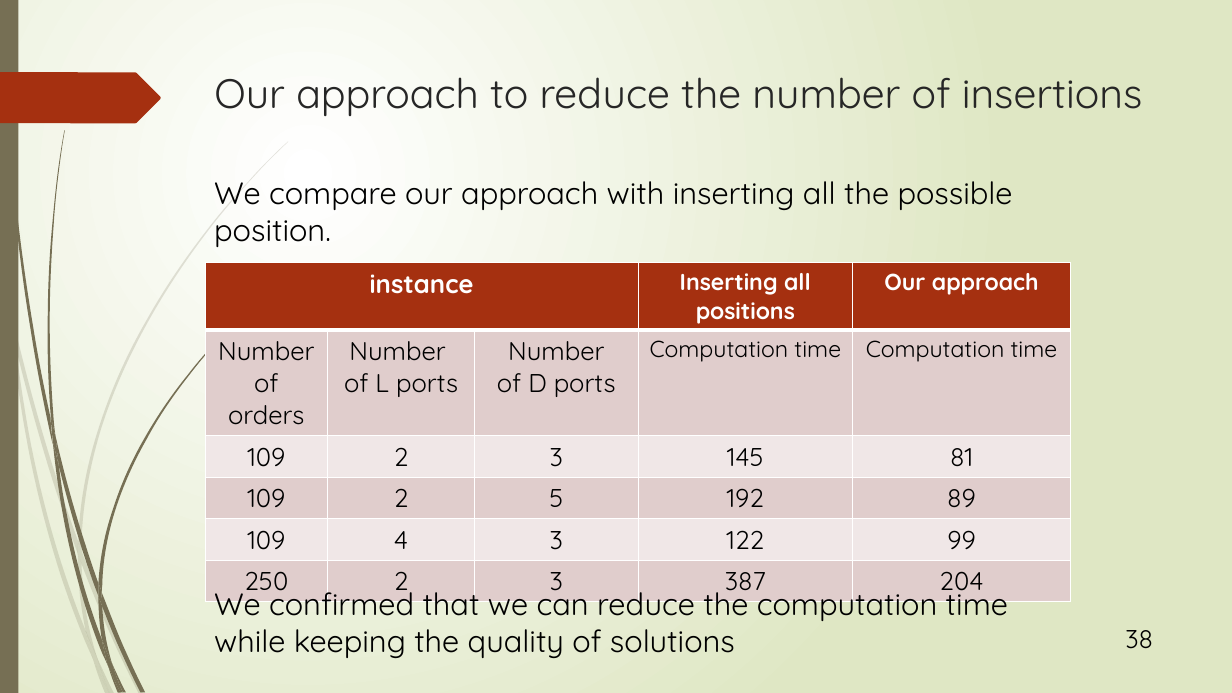
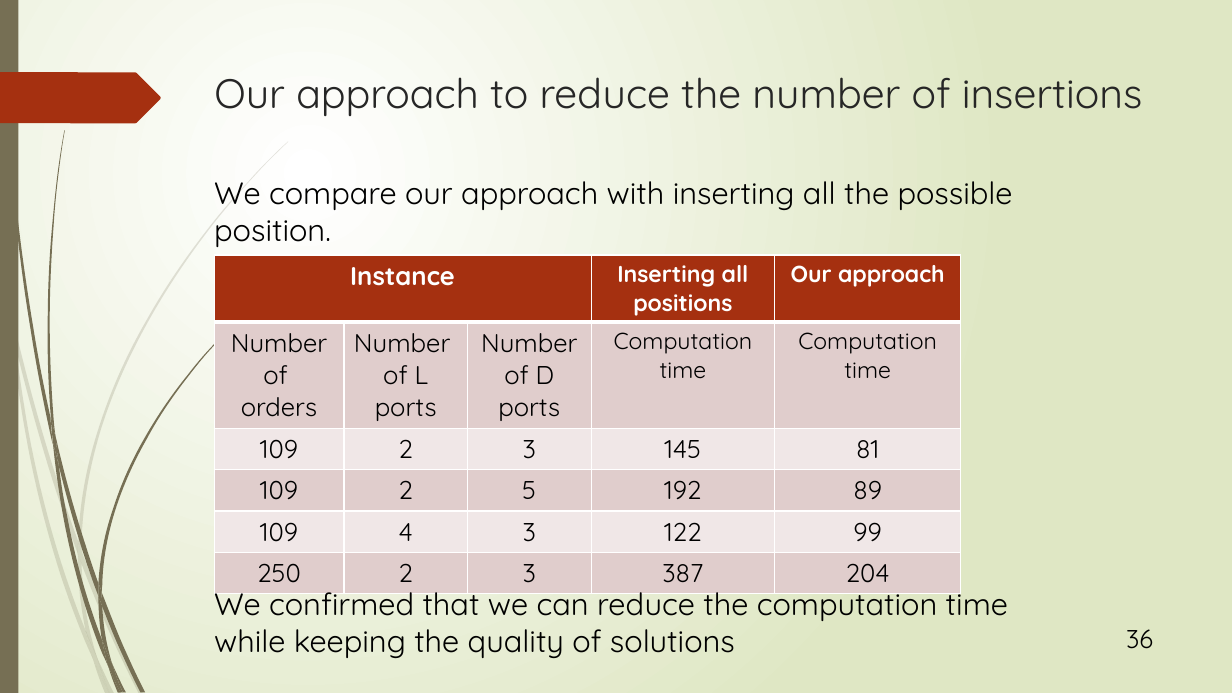
Before and after one commit to r-kurosu/kline_new, a slide deck: slide 36 of 竹田.pptx (slide 38 before the commit). Drawn at 1232x693 pixels with LibreOffice and Linux fonts; fonts in the diff are those of the drawing. Boxes give left, top, right and bottom in pixels: in the first picture for what was removed or moved away, otherwise in the second. Text is boxed around its words. In the diff, an @@ line names an element or a change of style, - is before the commit and + after.

```diff
--- a/竹田.pptx
+++ b/竹田.pptx
@@ table at [214,255,962,587] @@
-row 1, column 1: instance
+row 1, column 1: Instance
-row 2, column 1: Number of orders
+row 2, column 1: Number of / orders
@@ table: place and size @@
-table at [205,262,1071,601]
+table at [214,255,962,587]
@@ page number at [1126,629,1153,649]: text changed @@
-38
+36
```
Also in this commit, not shown: 26 other slides changed.
